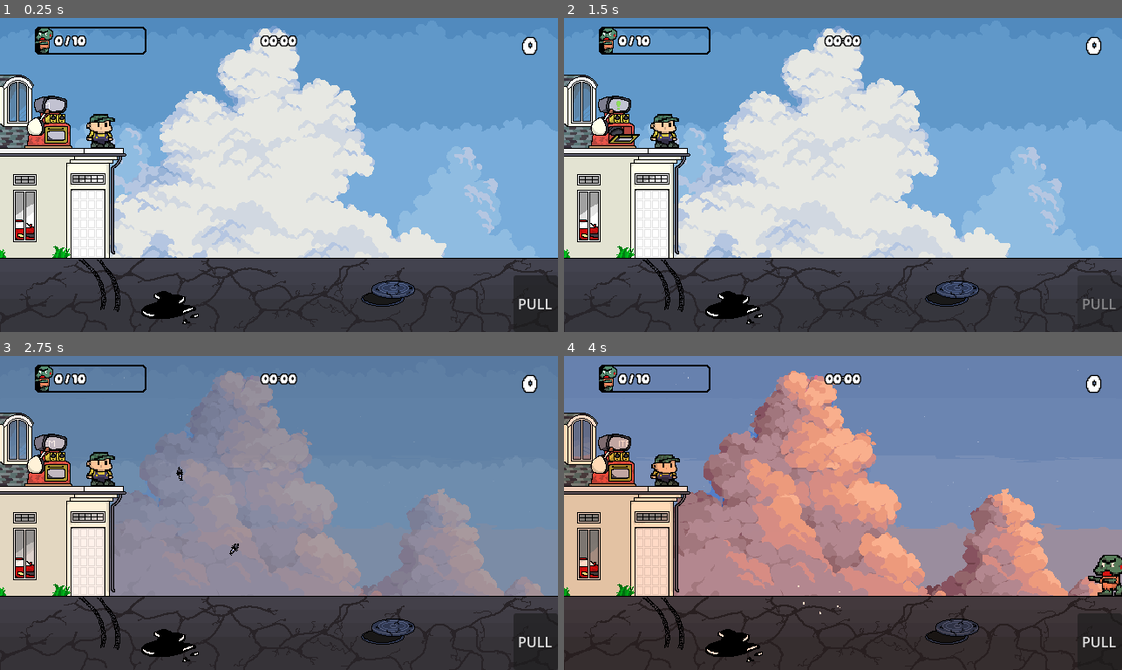
Above: before the commit, frames 1-4 (two rows, left to right).
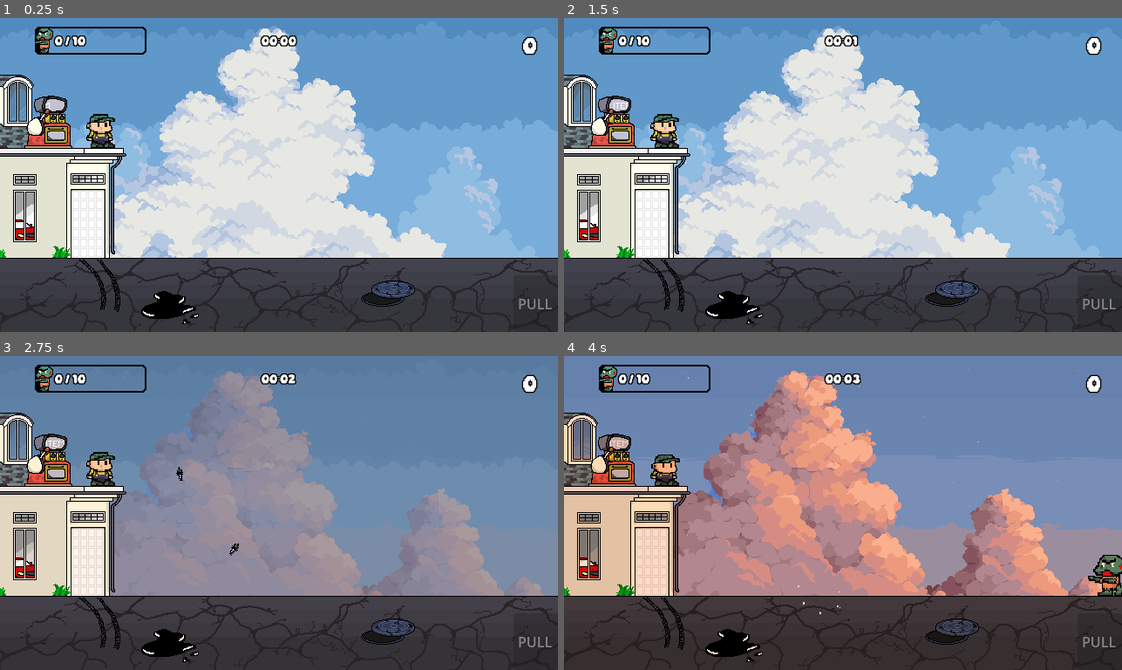
Above: after the commit, the same moments.

Repository: RayhanSP/gamedev-solo
Game: Godot game, scene res://scenes/main.tscn
Two runs of this game, one before a commit and one after it. Both use one fixed random seed, a clock stepped at 60 frames per second and the inputs below.
Inputs (mouse positions are in pixels of both pictures, inside the frame that each line leads up to):
- Up to frame 1 (0.25 s): no input
- Up to frame 2 (1.5 s): click (1099, 303) at 0.5 s, where only the run before the commit has a clickable "PULL"; click (580, 36) at 1.25 s
- Up to frame 3 (2.75 s): tap Enter (ui_accept) at 2, 2.27 s; hold Right (ui_right) from 2.03 s (still down)
- Up to frame 4 (4 s): tap Enter (ui_accept) at 3.02 s; release Right (ui_right) at 3.53 s; hold Left (ui_left) from 3.53 s (still down)

The runs differ from the first frame. In frame 1, less than 0.1% of the frame differs, in the area x 92-99%, y 89-93%; in frame 2, 0.3%, in the area x 8-54%, y 5-40%; in frame 3, 0.1%; in frame 4, 0.1%.

Commit message:
feat: implement scoring system + gacha availability

Diff:
--- a/scenes/vending_machine.tscn
+++ b/scenes/vending_machine.tscn
@@ -11,6 +11,7 @@
 [ext_resource type="Texture2D" uid="uid://0kpx5v6yjxit" path="res://assets/vending_machine_sprites/vendingMachineAnim7.png" id="9_43xwo"]
 [ext_resource type="Texture2D" uid="uid://cl78m30fnjjbk" path="res://assets/vending_machine_sprites/vendingMachineSpinned.png" id="10_6dx7k"]
 [ext_resource type="Texture2D" uid="uid://be33ug1nb65ys" path="res://assets/vending_machine_sprites/vendingMachineAnimFinal.png" id="11_bf3ui"]
+[ext_resource type="Texture2D" uid="uid://e4jbvd11c25l" path="res://assets/vending_machine_sprites/vendingMachineReady.png" id="11_t0d2s"]
 
 [sub_resource type="SpriteFrames" id="SpriteFrames_77dry"]
 animations = [{
@@ -58,6 +59,14 @@
 }, {
 "frames": [{
 "duration": 1.0,
+"texture": ExtResource("11_t0d2s")
+}],
+"loop": true,
+"name": &"ready",
+"speed": 5.0
+}, {
+"frames": [{
+"duration": 1.0,
 "texture": ExtResource("11_bf3ui")
 }],
 "loop": false,
@@ -70,7 +79,7 @@
 
 [node name="AnimatedSprite2D" type="AnimatedSprite2D" parent="." unique_id=1503941758]
 sprite_frames = SubResource("SpriteFrames_77dry")
-animation = &"dispense"
+animation = &"ready"
 
 [node name="Timer" type="Timer" parent="." unique_id=1193820832]
 
--- a/scripts/main.gd
+++ b/scripts/main.gd
@@ -10,14 +10,21 @@
 # === UI ZOMBIE BAR & WARNING ===
 @onready var zombie_bar = $HUD/ZombieBar
 @onready var warning_symbol = $HUD/WarningSymbol
-# Nanti drag 11 gambar bar lu ke array ini di Inspector!
 @export var bar_textures: Array[Texture2D]
+
+# === HUD TAMBAHAN & GACHA ===
+@onready var count_label = $HUD/ZombieBar/CountLabel
+@onready var time_label = $HUD/TimeLabel
+@onready var score_label = $HUD/ScoreLabel
+#@onready var btn_pause = $HUD/BtnPause
+@onready var vending_machine = $VendingMachine
 
 # === STATISTIK PERMAINAN ===
 var score: int = 0
 var gacha_count: int = 0
 var total_duration: float = 0.0
 var items_used: Dictionary = {"Busi": 0, "Ban": 0, "MetalGear": 0, "Aki": 0}
+var gacha_points_progress: int = 0
 
 # === VARIABEL SISTEM WAKTU ===
 var wave_level: int = 1
@@ -40,8 +47,12 @@
 	_kalkulasi_delay_spawn()
 
 	defense_area.body_entered.connect(_on_zombie_passed)
+	#btn_pause.pressed.connect(_on_pause_pressed)
 
 	# Set tampilan awal UI
+	count_label.text = "0 / 10"
+	score_label.text = "0"
+
 	if bar_textures.size() > 0:
 		zombie_bar.texture = bar_textures[0]
 	warning_symbol.modulate.a = 0.0 # Pastikan awal-awal hilang
@@ -51,6 +62,11 @@
 
 	total_duration += delta
 	phase_timer += delta
+
+	# Format Waktu ke MM:SS (Menit:Detik)
+	var mins = int(total_duration) / 60
+	var secs = int(total_duration) % 60
+	time_label.text = "%02d:%02d" % [mins, secs]
 
 	if phase_timer >= phase_duration:
 		phase_timer = 0.0
@@ -62,11 +78,22 @@
 		_kalkulasi_delay_spawn()
 		spawn_zombie_wave()
 
+# --- FUNGSI PAUSE ---
+#func _on_pause_pressed():
+	#get_tree().paused = !get_tree().paused
+	#if get_tree().paused:
+		#btn_pause.text = "RESUME"
+	#else:
+		#btn_pause.text = "PAUSE"
+
 # --- FUNGSI ZOMBIE MASUK RUMAH ---
 func _on_zombie_passed(body):
 	if body.has_method("take_damage"):
 		zombies_passed += 1
 		print(">> GAWAT! Zombie masuk! Total di dalam: ", zombies_passed)
+
+		# Update label indikator X/10
+		count_label.text = str(zombies_passed) + " / 10"
 
 		# Panggil fungsi transisi UI funky
 		update_zombie_bar_ui()
@@ -84,15 +111,11 @@
 		zombie_bar.texture = bar_textures[index]
 
 	# 2. Efek Transisi Funky (Squash & Stretch Bounce)
-	# Set pivot ke tengah biar nge-scale nya asik
 	zombie_bar.pivot_offset = zombie_bar.size / 2.0
 
 	var bar_tween = create_tween()
-	# Gepeng ke bawah
 	bar_tween.tween_property(zombie_bar, "scale", Vector2(1.2, 0.7), 0.05)
-	# Melesat ke atas
 	bar_tween.tween_property(zombie_bar, "scale", Vector2(0.8, 1.2), 0.1)
-	# Balik normal dengan gaya memantul
 	bar_tween.tween_property(zombie_bar, "scale", Vector2(1.0, 1.0), 0.2).set_trans(Tween.TRANS_BOUNCE).set_ease(Tween.EASE_OUT)
 
 	# 3. Logika Warning Symbol (Mulai kedut saat zombie >= 6)
@@ -104,9 +127,7 @@
 	print("!!! PERINGATAN BAHAYA AKTIF !!!")
 
 	var warning_tween = create_tween().set_loops() # Looping terus menerus
-	# Fade In (Jelas)
 	warning_tween.tween_property(warning_symbol, "modulate:a", 1.0, 0.25).set_trans(Tween.TRANS_SINE)
-	# Fade Out (Agak transparan)
 	warning_tween.tween_property(warning_symbol, "modulate:a", 0.1, 0.25).set_trans(Tween.TRANS_SINE)
 
 # --- FUNGSI GAME OVER & STATS ---
@@ -120,7 +141,20 @@
 		if ui.has_method("set_stats"):
 			ui.set_stats(int(total_duration), score, gacha_count, items_used)
 
-func add_score(points): score += points
+# FUNGSI SCORING & GACHA CHARGE
+func add_score(points):
+	score += points
+	score_label.text = str(score)
+
+	gacha_points_progress += points
+	if gacha_points_progress >= 5:
+		var charges_gained = int(gacha_points_progress / 5)
+		gacha_points_progress = gacha_points_progress % 5
+
+		# Suruh mesin gacha nambahin charge
+		if vending_machine and vending_machine.has_method("add_charge"):
+			vending_machine.add_charge(charges_gained)
+
 func record_gacha(): gacha_count += 1
 func record_item_use(item_name):
 	if items_used.has(item_name): items_used[item_name] += 1
--- a/scripts/vending_machine.gd
+++ b/scripts/vending_machine.gd
@@ -10,56 +10,64 @@
 	"jackpot_heal"
 ]
 
-# Flag buat nandain mesin lagi dipake, biar animasi idle gak nyela
 var is_gacha_running = false
+var available_charges = 0 # Menyimpan jatah gacha
 
 func _ready():
-	# Hubungkan signal saat sebuah animasi selesai
 	anim.animation_finished.connect(_on_animation_finished)
 	gacha_btn.pressed.connect(_on_gacha_btn_pressed)
 
-	start_idle_sequence()
+	# Default tombol mati di awal
+	gacha_btn.disabled = true
+	update_machine_state()
 
-func start_idle_sequence():
+# Fungsi untuk dipanggil dari main.gd saat poin mencapai 5
+func add_charge(amount):
+	available_charges += amount
+	print(">> Gacha Charge bertambah! Sisa: ", available_charges)
+	update_machine_state()
+
+# Fungsi sakti untuk ngecek status mesin
+func update_machine_state():
 	if is_gacha_running: return
-	anim.play("idle")
 
-# Fungsi ini otomatis kepanggil tiap kali SATU putaran animasi selesai
+	if available_charges > 0:
+		gacha_btn.disabled = false
+		anim.play("ready") # Mainkan animasi 1 sprite "ready" lu
+	else:
+		gacha_btn.disabled = true
+		anim.play("idle") # Balik ke animasi muter biasa kalau poin habis
+
 func _on_animation_finished():
 	if is_gacha_running: return
 
-	# Kalau animasi idle (rolling text) beres, pindah ke teks statis
-	if anim.animation == "idle":
+	# Kalau lagi idle (charge habis) dan beres 1 putaran, pindah ke text_final
+	if anim.animation == "idle" and available_charges <= 0:
 		anim.play("text_final")
-
-		# Tahan di teks statis selama 3 detik
 		await get_tree().create_timer(3.0).timeout
 
-		# Pastikan player belum mencet tombol gacha selama nunggu 3 detik tadi
-		if not is_gacha_running:
-			start_idle_sequence()
+		# Pastikan player gak tiba-tiba dapet charge pas lagi nunggu 3 detik
+		if not is_gacha_running and available_charges <= 0:
+			anim.play("idle")
 
 func _on_gacha_btn_pressed():
-	if is_gacha_running: return
+	if is_gacha_running or available_charges <= 0: return
 
 	print(">> Memulai Proses Gacha...")
 	is_gacha_running = true
 	gacha_btn.disabled = true
 
-	# FASE 1: Tarik Tuas (Anticipation) - Cepat aja
+	# Kurangi jatah gacha
+	available_charges -= 1
+
 	anim.play("pull_handle")
 	await get_tree().create_timer(0.4).timeout
 
-	# FASE 2: Mesin Berputar / Dispense
 	anim.play("dispense")
-	# Durasi ideal mesin gacha nahan ketegangan: 1.2 sampai 1.5 detik
 	await get_tree().create_timer(1.2).timeout
 
-	# FASE 3: Kasih Hadiah
 	var hadiah = gacha_pool.pick_random()
 	print("!!! DAPET ITEM: ", hadiah.to_upper(), " !!!")
 
-	# FASE 4: Reset mesin ke kondisi awal
 	is_gacha_running = false
-	gacha_btn.disabled = false
-	start_idle_sequence()
+	update_machine_state() # Bakal ngecek otomatis: kalau charge masih ada, balik ke "READY". Kalau habis, balik "IDLE".
--- a/scripts/zombie.gd
+++ b/scripts/zombie.gd
@@ -63,6 +63,11 @@
 	knockback_velocity.x = strength
 
 func die():
+	# FUNGSI BARU: Tambah skor saat zombie mati
+	var main_scene = get_tree().current_scene
+	if main_scene.has_method("add_score"):
+		main_scene.add_score(1)
+
 	queue_free()
 
 # FUNGSI BARU: Efek Kesetrum (Slow + Gosong)
Binary file added: assets/vending_machine_sprites/vendingMachineReady.png
Not shown, added: assets/vending_machine_sprites/vendingMachineReady.png.import
Not shown: 1 places in scenes/vending_machine.tscn that only renumber resources
